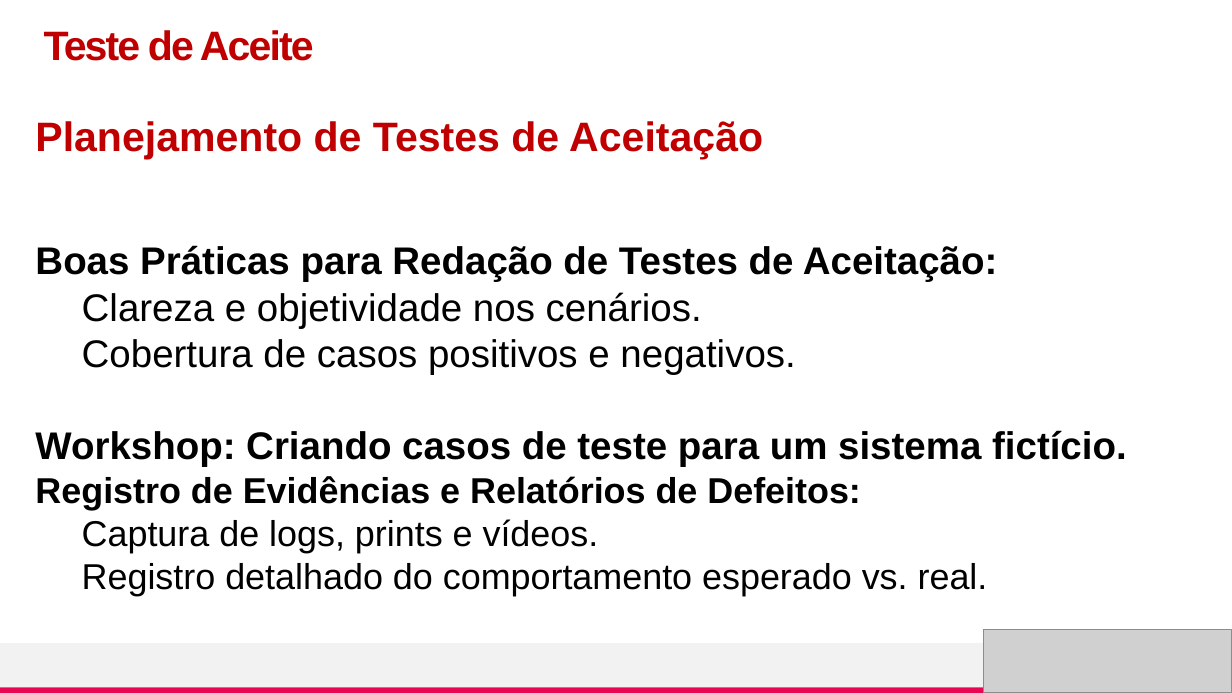
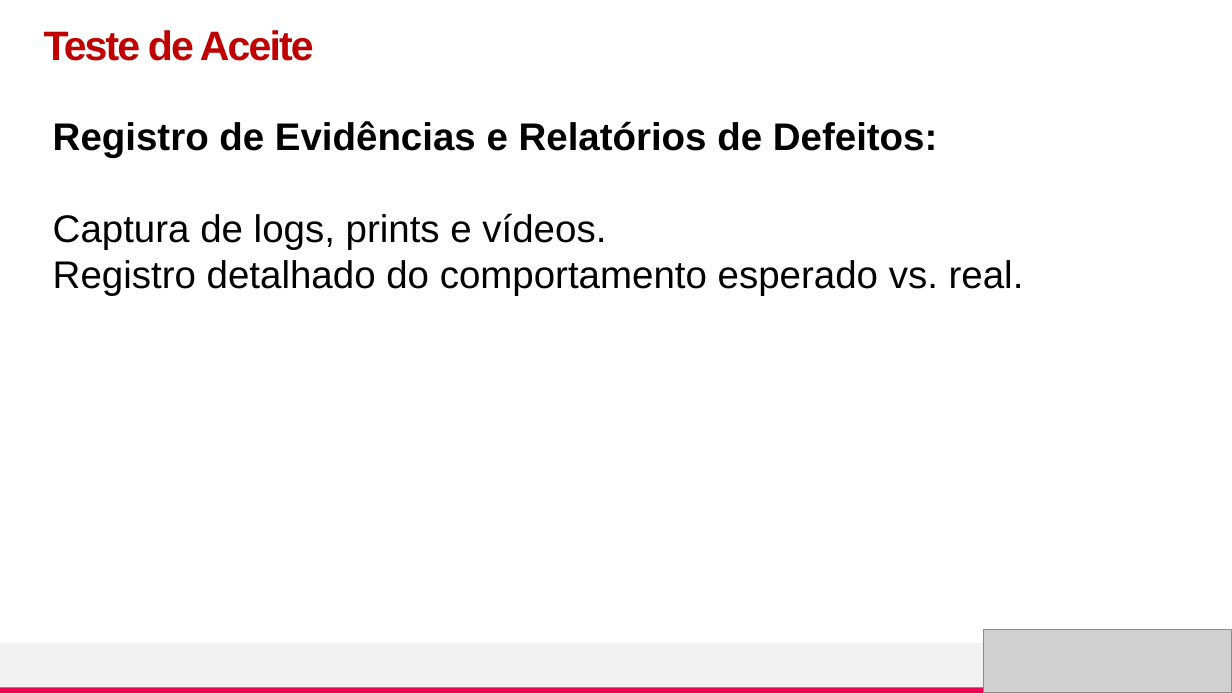
Before and after one commit to nandafretes/TSOFT, a slide deck: slide 11 of [TSOF] - Aula5_TesteAceite.pptx (slide 10 before the commit). Drawn at 1232x693 pixels with LibreOffice and Linux fonts; fonts in the diff are those of the drawing; grey boxes stand for pictures. Boxes give left, top, right and bottom in pixels: in the first picture for what was removed or moved away, otherwise in the second. Text is boxed around its words. In the diff, an @@ line names an element or a change of style, - is before the commit and + after.

```diff
--- a/[TSOF] - Aula5_TesteAceite.pptx
+++ b/[TSOF] - Aula5_TesteAceite.pptx
@@ text "Registro de Evidências e Relatórios ..." moved from (x1=35, y1=245, x2=1127, y2=596) to (x1=53, y1=121, x2=1024, y2=296) @@
@@ text "Registro de Evidências e Relatórios ..." at (x1=53, y1=121, x2=1024, y2=296): size 28 to 30 pt; list level 2 to 1 in "Captura de logs, prints e ..."; list level 2 to 1 in "Registro detalhado do comportamento esperado ..." @@
@@ text removed at (x1=35, y1=121, x2=763, y2=159) @@
-Planejamento de Testes de Aceitação
@@ text at (x1=35, y1=245, x2=1127, y2=467): paragraphs removed @@
-Boas Práticas para Redação de Testes de Aceitação:
-  Clareza e objetividade nos cenários.
-  Cobertura de casos positivos e negativos.
-Workshop: Criando casos de teste para um sistema fictício.
```
Also in this commit, not shown: 5 other slides changed, 4 slides added, 6 slides removed, 4 other files.
